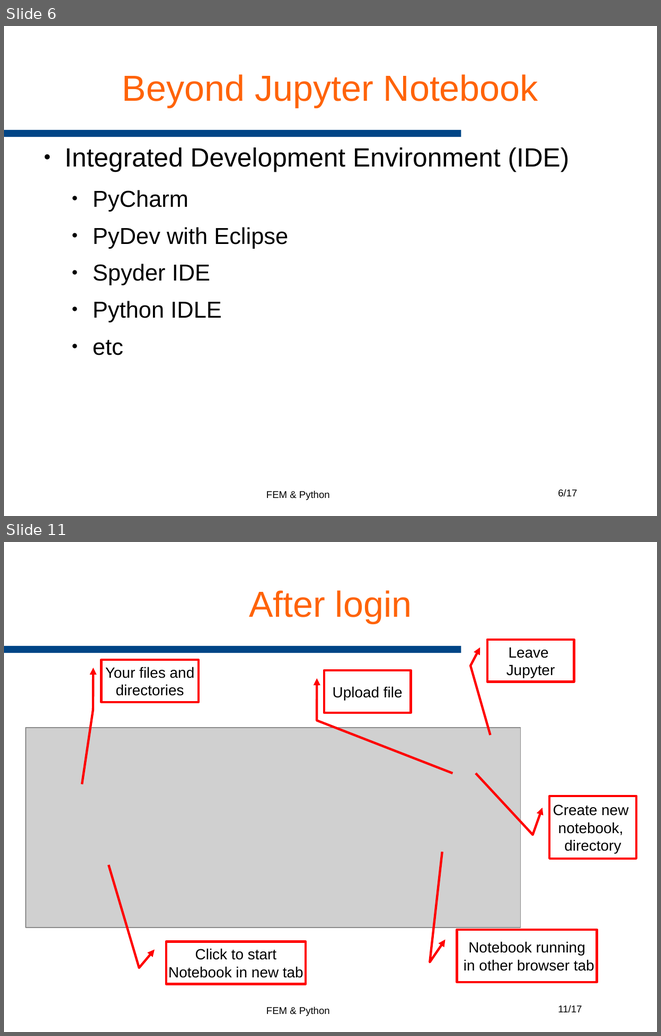
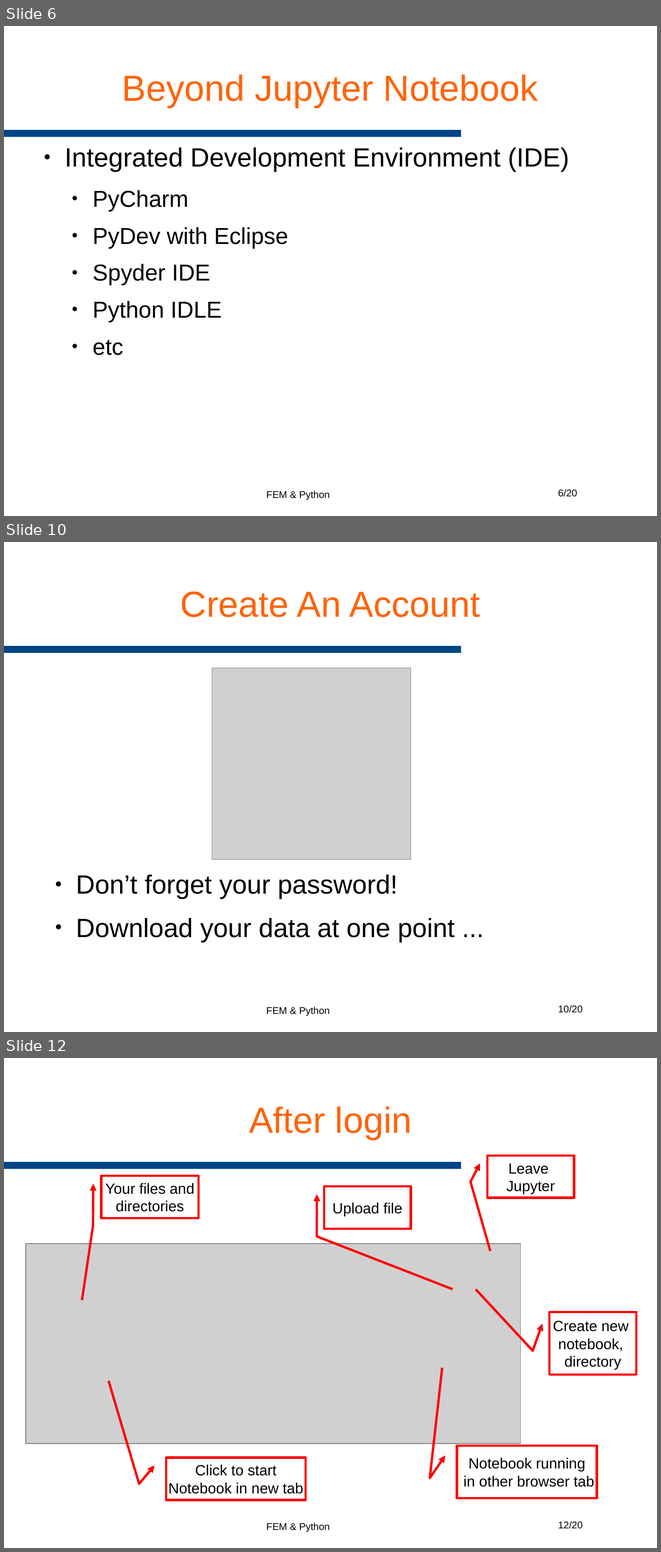
Before and after one commit to AndreaCodd/eenotes, a slide deck: Notebooks/GeophysicalImaging/resources/Slides/01 Intro.odp. Shown one above the other, each under a label of ours: slides 6 and 11 before the commit, slides 6, 10 and 12 after it; the slides between them are not shown. The pictures are 661x1036 and 661x1552 pixels, drawn with LibreOffice and Linux fonts; fonts in the diff are those of the drawing; grey boxes stand for pictures; background and template pictures are left out. Boxes give left, top, right and bottom in pixels: in the first picture for what was removed or moved away, otherwise in the second. Text is boxed around its words. In the diff, an @@ line names an element or a change of style, - is before the commit and + after.

```diff
--- a/Notebooks/GeophysicalImaging/resources/Slides/01 Intro.odp
+++ b/Notebooks/GeophysicalImaging/resources/Slides/01 Intro.odp
@@ slide 10 added at bbox=[4, 542, 657, 1032], background #FFFFFF; not listed: 3 template elements that a slide beside it also shows @@
@@ title added at bbox=[180, 591, 480, 617], 44 pt, text #FF6309 @@
+Create An Account
@@ picture added at bbox=[212, 668, 411, 859] @@
@@ text added at bbox=[76, 874, 455, 942], 32 pt, text #000000 @@
+● Don’t forget your password!
+● Download your data at one point ...
@@ page number at bbox=[558, 489, 577, 497]: text changed @@
-6/17
+6/20
@@ what was slide 11 is now slide 12 @@
@@ page number at bbox=[558, 1521, 583, 1529]: text changed @@
-11/17
+12/20
```
Also in this commit, not shown: 3 slides changed, 4 other slides added, 2 slides removed, 2 other files.
